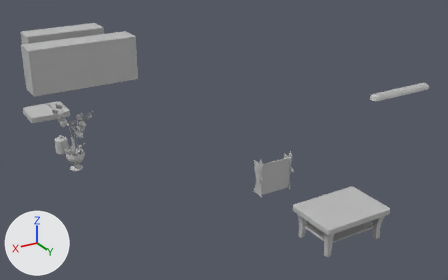
Renders of the FBX model Assets/04_Models/Bibliotheque/Truc_Etageres.fbx from each side of a commit.
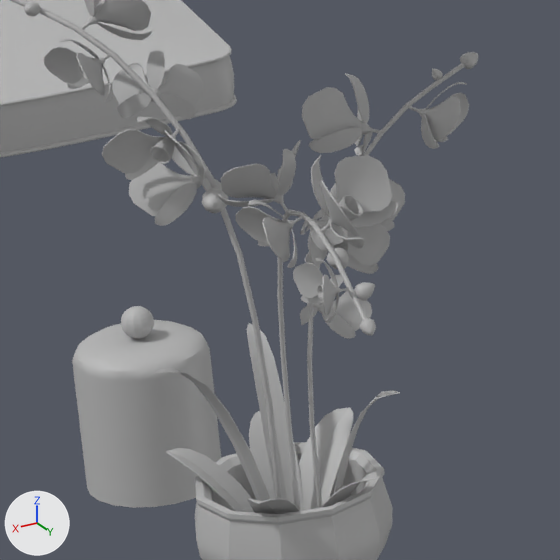
Each version is shown whole from a 50 mm lens placed at (12.47, 6.92, 5.8), pointed at (6.84, -2.48, 1.1), then close up on the part from 11% to 23% of the width and 38% to 57% of the height. Lighting does not change. The marker at lower left points along +X, +Y and +Z. Where no turn or scale is listed for an object, it has been applied to the vertices. Vertices at the same position are counted once.

The older version as bpy lines, for what is in view:
```python
me_mesh = bpy.data.meshes.new('Mesh')
me_mesh.from_pydata(...)  # 7038 vertices, 7341 faces; spans x -0.523..0.389, y -0.452..0.644, z 0.0..1.444
me_mesh.materials.append(mat_lambert1)  # grey #bcbcbc
me_mesh_001 = bpy.data.meshes.new('Mesh.001')
me_mesh_001.from_pydata(...)  # 418 vertices, 464 faces; spans x -0.144..0.144, y -0.144..0.144, z 0.0..0.407
me_mesh_001.materials.append(mat_lambert1)  # grey #bcbcbc
me_mesh_002 = bpy.data.meshes.new('Mesh.002')
me_mesh_002.from_pydata(...)  # 902 vertices, 904 faces; spans x -0.458..0.458, y -0.425..0.425, z 0.537..0.743
me_mesh_002.materials.append(mat_lambert1)  # grey #bcbcbc
ob_coussin = bpy.data.objects.new('Coussin', me_mesh_002)
ob_coussin.location = (9.0, -7.0, 0.0)
ob_lampe_cloche = bpy.data.objects.new('Lampe_Cloche', me_mesh_001)
ob_lampe_cloche.location = (9.0, -6.0, 0.0)
ob_orchide = bpy.data.objects.new('Orchide', me_mesh)
ob_orchide.location = (9.0, -5.0, 0.0)
```
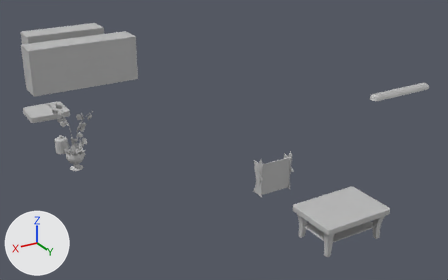
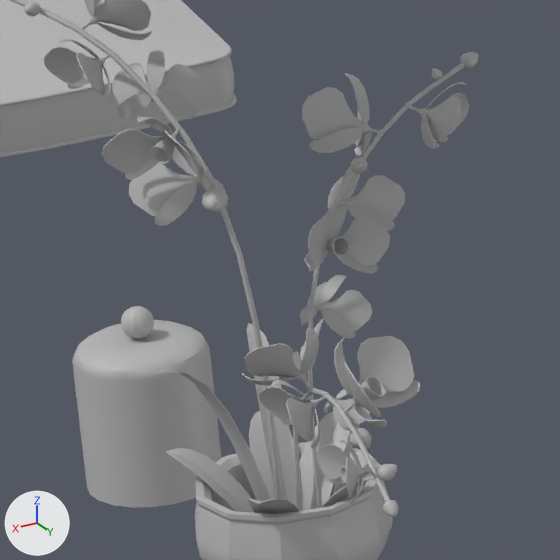
Pixel boxes (x1, y1, x2, y2) of what changed, in the close-ups (560 x 560 px; the box of a moved part takes in the faces that stretch with it):
part 1 of me_mesh, moved or reshaped: before (326, 248, 349, 269); after (349, 428, 372, 449)
part 2 of me_mesh, moved or reshaped: before (354, 282, 375, 301); after (377, 464, 398, 482)
part 3 of me_mesh, moved or reshaped: before (360, 319, 376, 336); after (383, 500, 399, 517)
part 4 of me_mesh, moved or reshaped: before (310, 226, 328, 251); after (333, 406, 350, 430)
part 5 of me_mesh, moved or reshaped: before (280, 216, 315, 228); after (303, 395, 341, 408)
part 6 of me_mesh, moved or reshaped: before (300, 221, 309, 235); after (323, 400, 331, 413)
part 7 of me_mesh, moved or reshaped: before (313, 209, 326, 220); after (336, 389, 348, 399)
part 8 of me_mesh, moved or reshaped: before (315, 219, 348, 246); after (337, 398, 370, 426)
part 9 of me_mesh, moved or reshaped: before (301, 295, 323, 303); after (324, 476, 346, 484)
part 10 of me_mesh, moved or reshaped: before (317, 284, 349, 300); after (340, 466, 372, 481)
part 11 of me_mesh, moved or reshaped: before (325, 293, 339, 323); after (349, 474, 363, 504)
part 12 of me_mesh, moved or reshaped: before (316, 258, 338, 287); after (339, 440, 361, 469)
part 13 of me_mesh, moved or reshaped: before (322, 275, 338, 316); after (346, 457, 361, 497)
part 14 of me_mesh, moved or reshaped: before (293, 263, 334, 298); after (316, 444, 347, 479)
part 15 of me_mesh, moved or reshaped: before (330, 223, 364, 248); after (353, 404, 387, 430)
part 16 of me_mesh, moved or reshaped: before (319, 195, 363, 233); after (342, 376, 386, 413)
part 17 of me_mesh, moved or reshaped: before (350, 201, 398, 228); after (372, 380, 420, 408)
part 18 of me_mesh, moved or reshaped: before (311, 155, 330, 217); after (334, 337, 353, 397)
part 19 of me_mesh, moved or reshaped: before (334, 155, 392, 212); after (357, 336, 414, 392)
part 20 of me_mesh, moved or reshaped: before (319, 180, 359, 236); after (342, 362, 382, 418)
part 21 of me_mesh, moved or reshaped: before (258, 241, 270, 247); after (281, 420, 292, 425)
part 22 of me_mesh, moved or reshaped: before (287, 227, 297, 268); after (311, 406, 320, 448)
part 23 of me_mesh, moved or reshaped: before (248, 199, 288, 222); after (272, 380, 311, 402)
part 24 of me_mesh, moved or reshaped: before (218, 140, 368, 510); after (242, 318, 390, 511)

Patch to the scene script:
```diff
--- a/Assets/04_Models/Bibliotheque/Truc_Etageres.fbx.py
+++ b/Assets/04_Models/Bibliotheque/Truc_Etageres.fbx.py
@@ me_mesh @@
-me_mesh.from_pydata(...)  # 7038 vertices, 7341 faces; spans x -0.523..0.389, y -0.452..0.644, z 0.0..1.444
+me_mesh.from_pydata(...)  # 7038 vertices, 7341 faces; spans x -0.523..0.389, y -0.452..0.677, z 0.0..1.444
+# me_mesh part 1: the loose piece of 62 vertices spanning x -0.033..0.01, y 0.423..0.466, z 0.999..1.047 is moved by (0.0, 0.033, -0.369)
+# me_mesh part 2: the loose piece of 62 vertices spanning x -0.043..-0.003, y 0.544..0.578, z 0.98..1.015 is moved by (0.0, 0.033, -0.369)
+# me_mesh part 3: the loose piece of 62 vertices spanning x -0.018..0.012, y 0.609..0.644, z 0.936..0.966 is moved by (0.0, 0.033, -0.369)
+# me_mesh part 4: the loose piece of 34 vertices spanning x -0.024..-0.002, y 0.304..0.348, z 1.005..1.053 is moved by (0.0, 0.033, -0.369)
+# me_mesh part 5: the loose piece of 199 vertices spanning x -0.038..0.079, y 0.285..0.327, z 1.027..1.072 is moved by (0.0, 0.033, -0.369)
+# me_mesh part 6: the loose piece of 34 vertices spanning x -0.012..0.004, y 0.247..0.297, z 1.011..1.054 is moved by (0.0, 0.033, -0.369)
+# me_mesh part 7: the loose piece of 34 vertices spanning x -0.076..-0.014, y 0.285..0.309, z 1.057..1.074 is moved by (0.0, 0.033, -0.369)
+# me_mesh part 8: the loose piece of 82 vertices spanning x -0.068..-0.009, y 0.303..0.352, z 1.011..1.06 is moved by (0.0, 0.033, -0.369)
+# me_mesh part 9: the loose piece of 34 vertices spanning x 0.028..0.082, y 0.482..0.538, z 0.967..1.005 is moved by (0.0, 0.033, -0.369)
+# me_mesh part 10: the loose piece of 100 vertices spanning x 0.0..0.062, y 0.53..0.561, z 0.992..1.022 is moved by (0.0, 0.033, -0.369)
+# me_mesh part 11: the loose piece of 34 vertices spanning x 0.026..0.073, y 0.548..0.608, z 0.963..1.004 is moved by (0.0, 0.033, -0.369)
+# me_mesh part 12: the loose piece of 34 vertices spanning x 0.026..0.064, y 0.53..0.56, z 1.01..1.078 is moved by (0.0, 0.033, -0.369)
+# me_mesh part 13: the loose piece of 82 vertices spanning x 0.027..0.079, y 0.547..0.62, z 0.978..1.055 is moved by (0.0, 0.033, -0.369)
+# me_mesh part 14: the loose piece of 82 vertices spanning x 0.028..0.089, y 0.475..0.54, z 0.981..1.057 is moved by (0.0, 0.033, -0.369)
+# me_mesh part 15: the loose piece of 34 vertices spanning x -0.038..0.002, y 0.417..0.542, z 1.063..1.1 is moved by (0.0, 0.033, -0.369)
+# me_mesh part 16: the loose piece of 100 vertices spanning x -0.075..0.006, y 0.383..0.455, z 1.058..1.143 is moved by (0.0, 0.033, -0.369)
+# me_mesh part 17: the loose piece of 34 vertices spanning x -0.158..-0.033, y 0.366..0.411, z 1.062..1.096 is moved by (0.0, 0.033, -0.369)
+# me_mesh part 18: the loose piece of 34 vertices spanning x -0.026..0.013, y 0.369..0.412, z 1.099..1.224 is moved by (0.0, 0.033, -0.369)
+# me_mesh part 19: the loose piece of 82 vertices spanning x -0.151..-0.024, y 0.348..0.407, z 1.084..1.197 is moved by (0.0, 0.033, -0.369)
+# me_mesh part 20: the loose piece of 82 vertices spanning x -0.035..0.014, y 0.409..0.54, z 1.084..1.2 is moved by (0.0, 0.033, -0.369)
+# me_mesh part 21: the loose piece of 34 vertices spanning x 0.033..0.081, y 0.233..0.3, z 0.998..1.059 is moved by (0.0, 0.033, -0.369)
+# me_mesh part 22: the loose piece of 34 vertices spanning x 0.032..0.07, y 0.312..0.384, z 0.998..1.059 is moved by (0.0, 0.033, -0.369)
+# me_mesh part 23: the loose piece of 34 vertices spanning x 0.038..0.114, y 0.291..0.326, z 1.067..1.123 is moved by (0.0, 0.033, -0.369)
+# me_mesh part 24: 611 of 7038 vertices moved; they spanned x -0.061..0.125, y 0.038..0.616, z 0.523..1.177 and now span x -0.061..0.125, y 0.071..0.649, z 0.499..0.808; mean shift (0.0, 0.034, -0.359); largest move (0.004, 0.167, 1.024) -> (0.004, 0.2, 0.655)
 me_mesh.materials.append(mat_lambert1)
```
